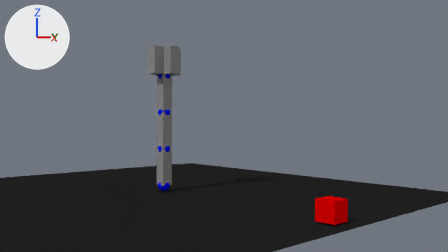
Renders of the Blender file blender/manipulator.blend from each side of a commit.
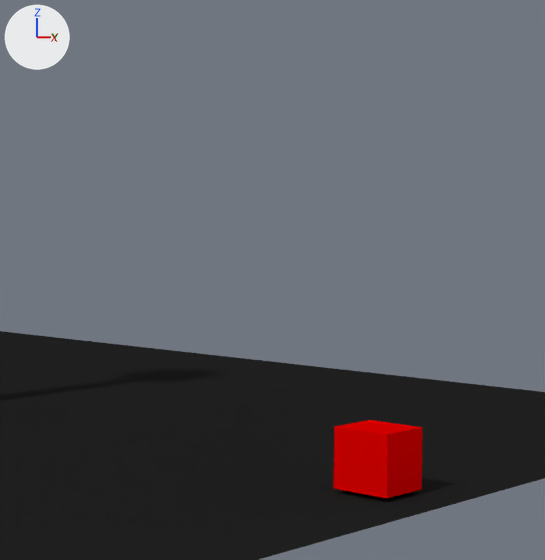
Each version is shown from the file's camera 'Camera', then close up on the part from 43% to 88% of the width and 16% to 98% of the height. The axes (+X, +Y, +Z) are drawn at upper left. The lights are the same throughout.

In view in the first close-up: 'Plane', 'TargetPoint'.
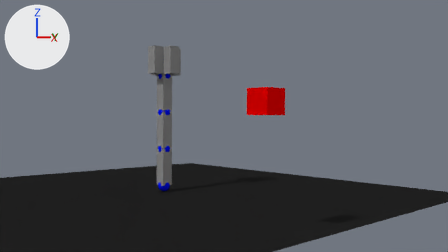
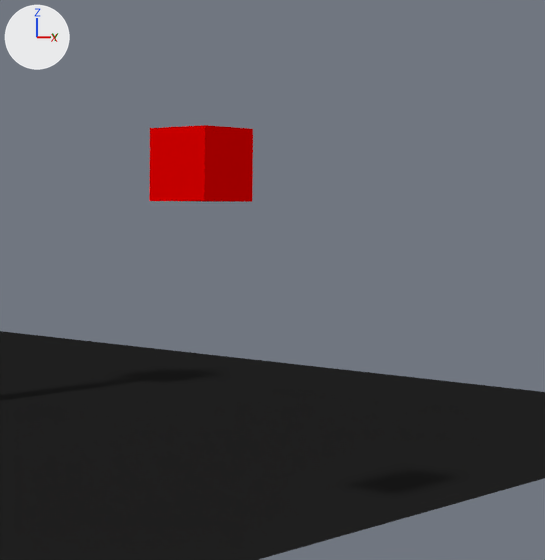
Location of each change, [x1, y1, x2, y2] in pixels of the close-ups (545 x 560 px):
'TargetPoint', moved
    before: [334, 420, 422, 498]
    after: [149, 125, 253, 202]

The change in detail:
Object 'TargetPoint' (ob_targetpoint) moves from (5.443, 0.0, 0.26) to (5.443, -1.965, 2.329).
